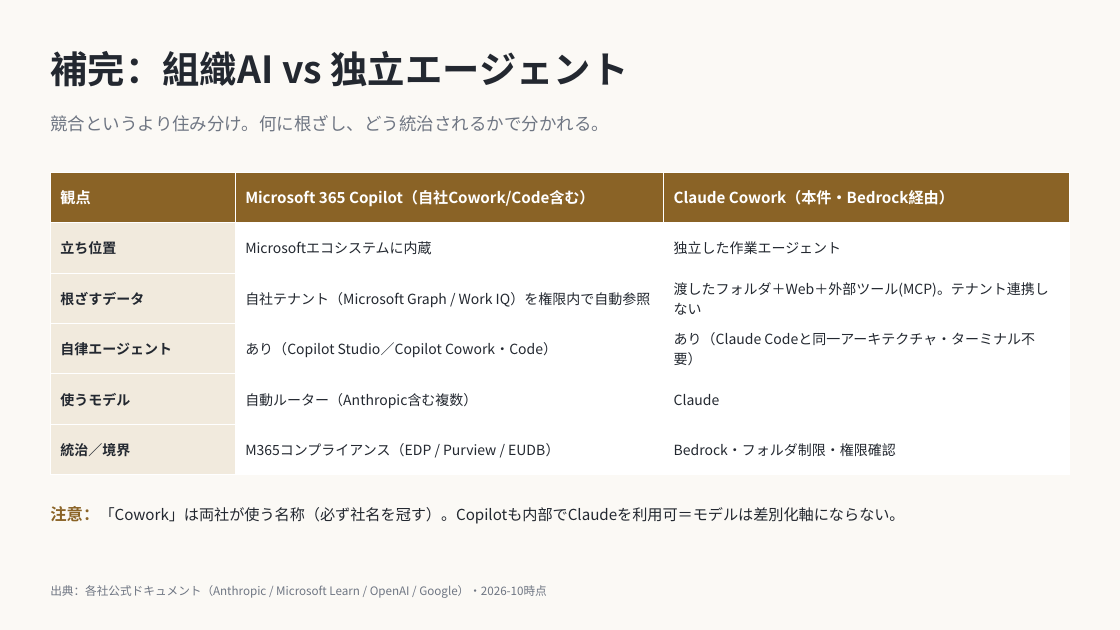
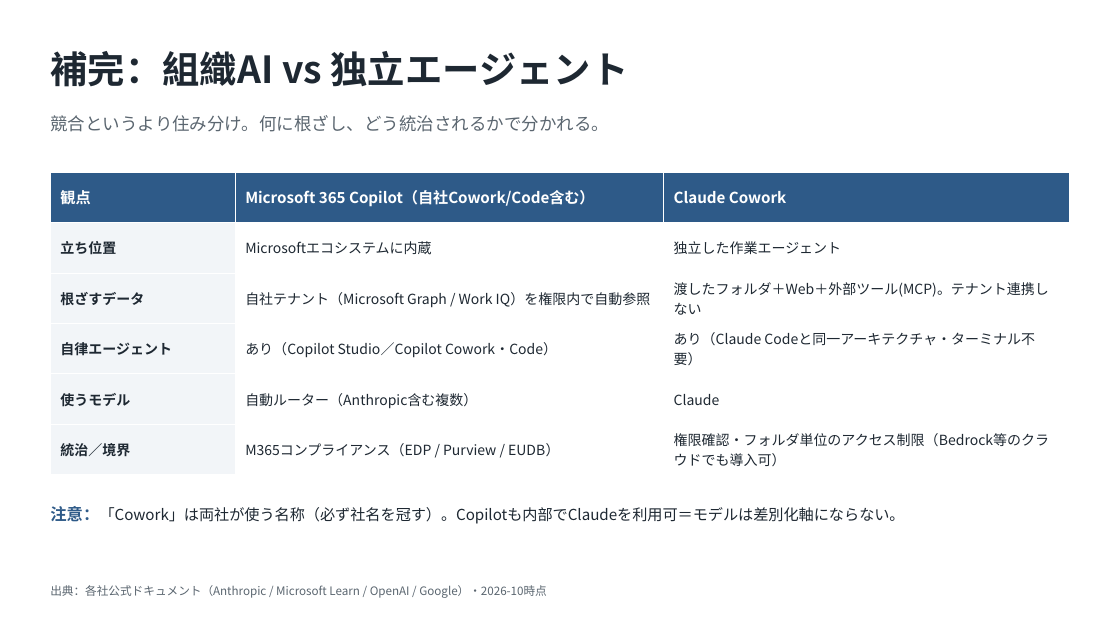
Before and after one commit to ctc-itkr/claude-hands-on, a slide deck: slide 3 of docs/03_参考資料/Copilot_Cowork_競合比較.pptx. Drawn at 1120x630 pixels with LibreOffice and Linux fonts; fonts in the diff are those of the drawing. Boxes give left, top, right and bottom in pixels: in the first picture for what was removed or moved away, otherwise in the second. Text is boxed around its words. In the diff, an @@ line names an element or a change of style, - is before the commit and + after.

```diff
--- a/docs/03_参考資料/Copilot_Cowork_競合比較.pptx
+++ b/docs/03_参考資料/Copilot_Cowork_競合比較.pptx
@@ rectangle removed at <box>0,0,1120,630</box> @@
@@ text "競合というより住み分け。何に根ざし、どう統治されるかで分かれる。" at <box>50,115,609,132</box>: text colour #6F7683 to #5B6670 @@
@@ table at <box>50,172,1070,475</box> @@
-row 1, column 3: Claude Cowork（本件・Bedrock経由）
+row 1, column 3: Claude Cowork
-row 6, column 3: Bedrock・フォルダ制限・権限確認
+row 6, column 3: 権限確認・フォルダ単位のアクセス制限（Bedrock等のクラウドでも導入可）
@@ fill #8A6326 to #2E5A88 in row 1 @@
@@ fill #F1EADD to #F2F5F8 in 5 cells @@
@@ text colour #232830 to #1E2832 in "立ち位置", "Microsoftエコシステムに内蔵", "独立した作業エージェント", "根ざすデータ" and 10 more places @@
@@ text "注意：「Cowork」は両社が使う名称（必ず社名を冠す）。Copilotも内部でClaudeを利用可＝モデルは差別化軸に ..." at <box>50,506,905,524</box>: text colour #8A6326 to #2E5A88 in "注意：「Cowork」は両社が使う名称（必ず社名を冠す）。Copilotも内部でClaudeを利用可＝モデルは差別化軸に ..."; text colour #232830 to #1E2832 @@
@@ text "出典：各社公式ドキュメント（Anthropic / Microsoft Learn / ..." at <box>50,585,547,598</box>: text colour #6F7683 to #5B6670 @@
```
Also in this commit, not shown: 5 other slides changed.
